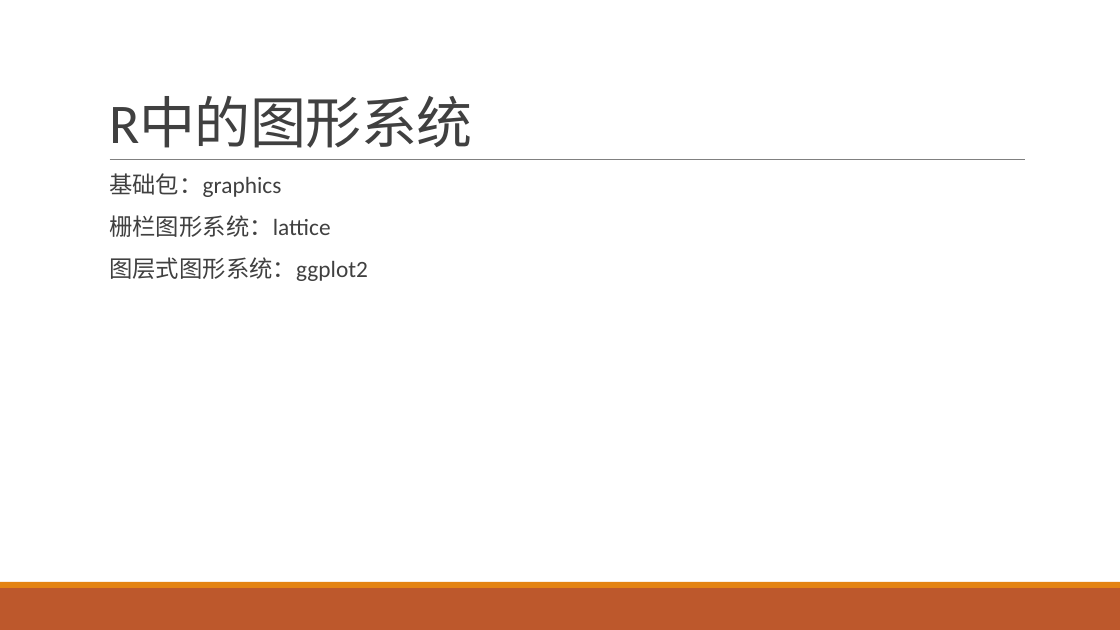
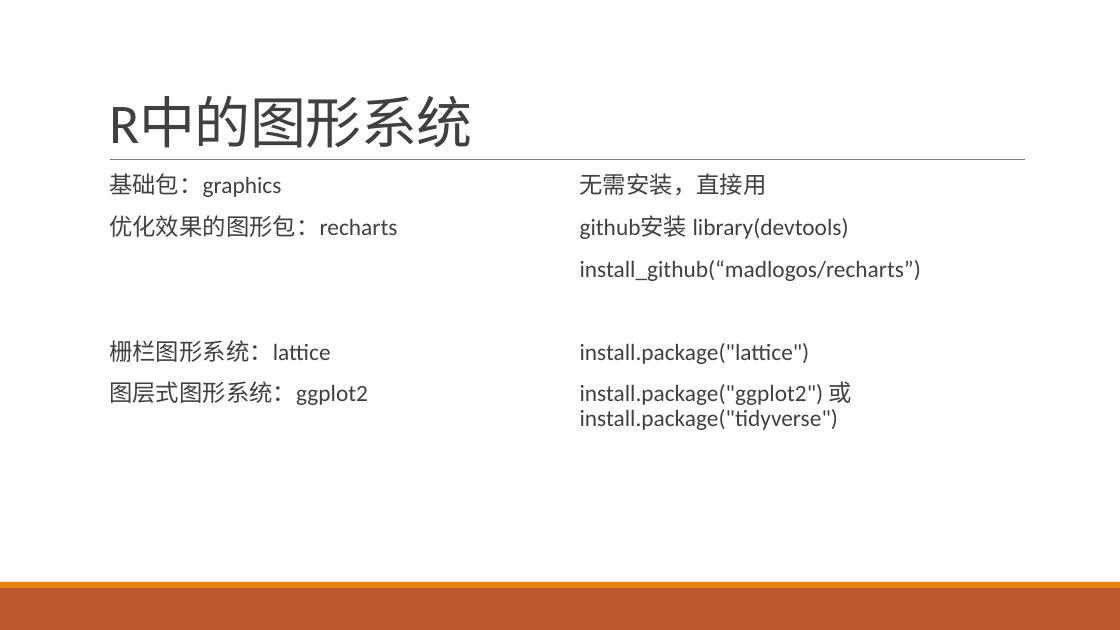
Before and after one commit to exoplanetX/DataAnalytics, a slide deck: slide 16 of 数据分析-5-数据可视化.pptx. Drawn at 1120x630 pixels with LibreOffice and Linux fonts; fonts in the diff are those of the drawing. Boxes give left, top, right and bottom in pixels: in the first picture for what was removed or moved away, otherwise in the second. Text is boxed around its words. In the diff, an @@ line names an element or a change of style, - is before the commit and + after.

```diff
--- a/数据分析-5-数据可视化.pptx
+++ b/数据分析-5-数据可视化.pptx
@@ text added at (580,173,921,430), 20 pt, text #404040 @@
+  无需安装，直接用
+  github安装 library(devtools)
+  install_github(“madlogos/recharts”)
+  install.package("lattice")
+  install.package("ggplot2") 或install.package("tidyverse")
@@ text at (109,215,397,237): paragraph added @@
+  优化效果的图形包：recharts
```
Also in this commit, not shown: 8 other slides changed, 4 slides added, 3 slides removed, 1 other file.
